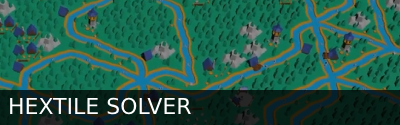
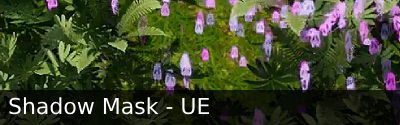
Layered file, before and after one edit (400x125). Changes by layer:
renamed "HEXTILE SOLVER" to "Shadow Mask - UE", painted on it over box(9, 97, 209, 115)
added layer "Layer 4" above "Layer 5" over box(0, 0, 400, 125)
